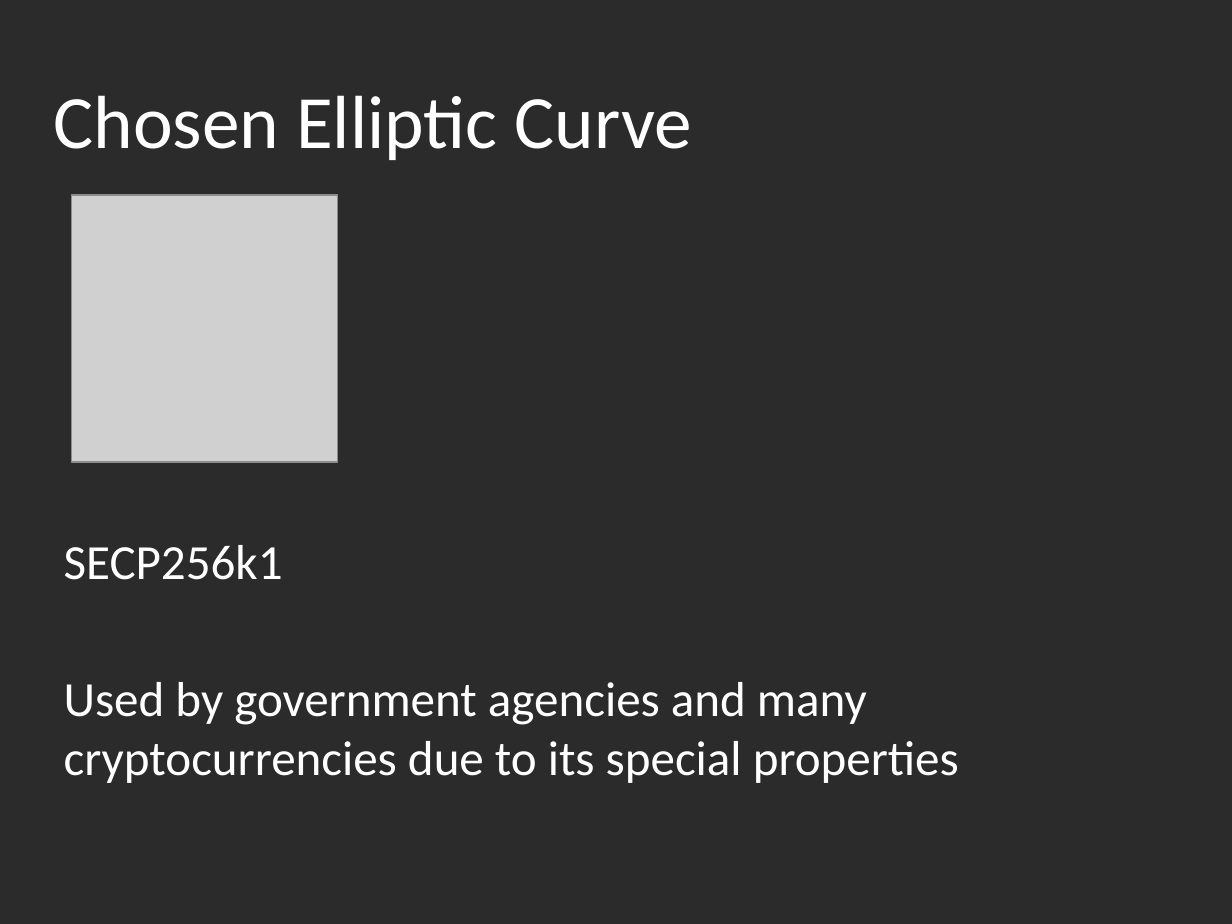
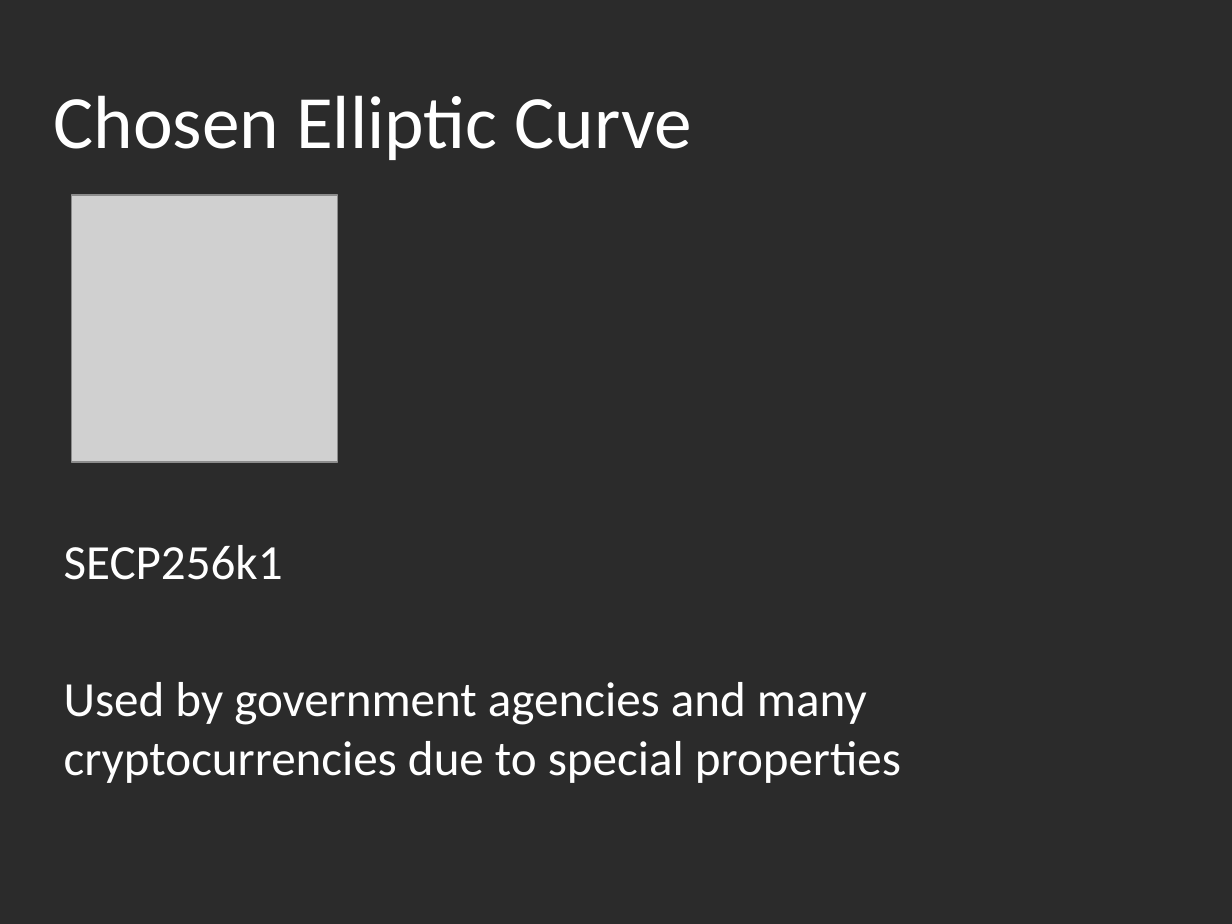
Before and after one commit to otboss/Mobile-Application-Tech-Year-3-Semester-2, a slide deck: slide 5 of SWEN3004/CipherChat Presentation.pptx. Drawn at 1232x924 pixels with LibreOffice and Linux fonts; fonts in the diff are those of the drawing; grey boxes stand for pictures; background and template pictures are left out; a plain dark background stands for a picture behind light text. Boxes give left, top, right and bottom in pixels: in the first picture for what was removed or moved away, otherwise in the second. Text is boxed around its words. In the diff, an @@ line names an element or a change of style, - is before the commit and + after.

```diff
--- a/SWEN3004/CipherChat Presentation.pptx
+++ b/SWEN3004/CipherChat Presentation.pptx
@@ subtitle at [64,682,901,783]: text changed @@
-Used by government agencies and many cryptocurrencies due to its special properties
+Used by government agencies and many cryptocurrencies due to special properties
```
Also in this commit, not shown: 7 other slides changed, 1 slide added, 9 other files.
